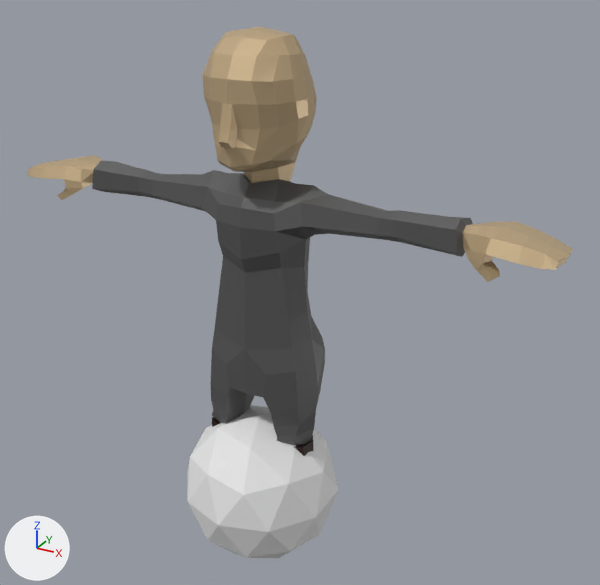
The glTF model public/assets/models/players/knight.glb: old version first, new version second.
The view is the same before and after, from a 50 mm lens placed at (4.71, -7.54, 6.54), pointed at (0.37, 0.35, 2.6). The lights are fixed; the arrows at lower left show +X, +Y and +Z. The older version comes first. Where no turn or scale is listed for an object, it has been applied to the vertices.

Names of what the first picture shows: 'Icosphere', 'Knight'.
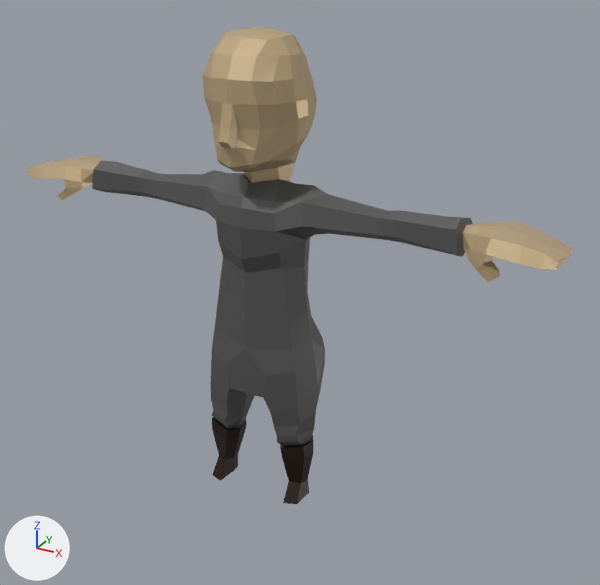
The change, as a list of edits to the scene's bpy script:
```text
Remove ob_icosphere:
    ob_icosphere = bpy.data.objects.new('Icosphere', me_icosphere)
    ob_icosphere.location = (0.0, 0.0, 0.0)
```

Where the change shows, as pixel boxes (x1, y1, x2, y2) in the pictures (600 x 585 px):
'Icosphere', deleted
    before: (187, 405, 338, 558)
